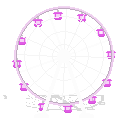
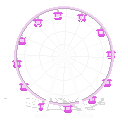
Layer changes from the first 128x128 image to the second:
painted on "Layer 5" over <box>3,95,104,98</box>
